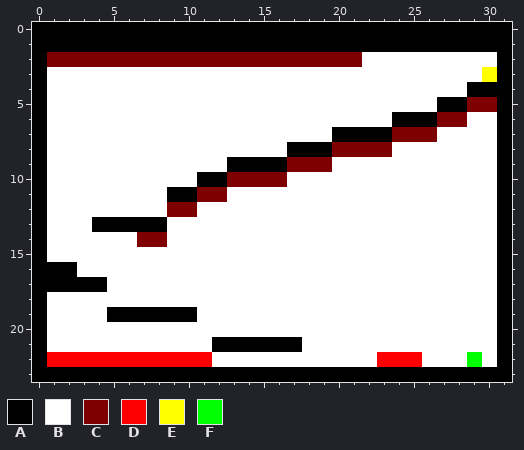
File history of a pixel-art sprite, levels/level1.png. Above, as it was before the edit.
The file is 32x24 pixels.
Palette (. is transparent): A #000000  B #ffffff  C #7f0000  D #ff0000  E #ffff00  F #00ff00
Pixels before, first column x 0:
 0 AAAAAAAAAAAAAAAAAAAAAAAAAAAAAAAA
 1 AAAAAAAAAAAAAAAAAAAAAAAAAAAAAAAA
 2 ACCCCCCCCCCCCCCCCCCCCCBBBBBBBBBA
 3 ABBBBBBBBBBBBBBBBBBBBBBBBBBBBBEA
 4 ABBBBBBBBBBBBBBBBBBBBBBBBBBBBAAA
 5 ABBBBBBBBBBBBBBBBBBBBBBBBBBAACCA
 6 ABBBBBBBBBBBBBBBBBBBBBBBAAACCBBA
 7 ABBBBBBBBBBBBBBBBBBBAAAACCCBBBBA
 8 ABBBBBBBBBBBBBBBBAAACCCCBBBBBBBA
 9 ABBBBBBBBBBBBAAAACCCBBBBBBBBBBBA
10 ABBBBBBBBBBAACCCCBBBBBBBBBBBBBBA
11 ABBBBBBBBAACCBBBBBBBBBBBBBBBBBBA
12 ABBBBBBBBCCBBBBBBBBBBBBBBBBBBBBA
13 ABBBAAAAABBBBBBBBBBBBBBBBBBBBBBA
14 ABBBBBBCCBBBBBBBBBBBBBBBBBBBBBBA
15 ABBBBBBBBBBBBBBBBBBBBBBBBBBBBBBA
16 AAABBBBBBBBBBBBBBBBBBBBBBBBBBBBA
17 AAAAABBBBBBBBBBBBBBBBBBBBBBBBBBA
18 ABBBBBBBBBBBBBBBBBBBBBBBBBBBBBBA
19 ABBBBAAAAAABBBBBBBBBBBBBBBBBBBBA
20 ABBBBBBBBBBBBBBBBBBBBBBBBBBBBBBA
21 ABBBBBBBBBBBAAAAAABBBBBBBBBBBBBA
22 ADDDDDDDDDDDBBBBBBBBBBBDDDBBBFBA
23 AAAAAAAAAAAAAAAAAAAAAAAAAAAAAAAA
The same view after the edit:
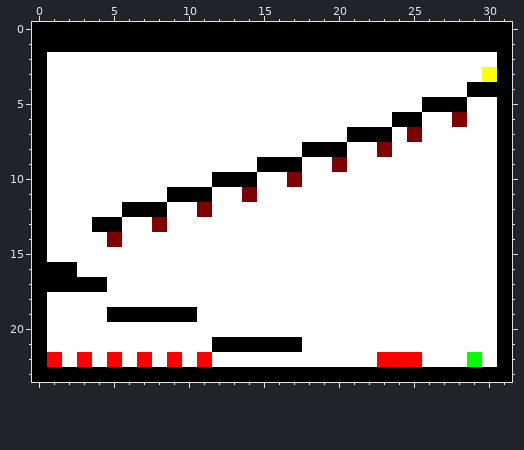
The exact change:
Colour B gives way to colour A in row 5 at x 26; in row 12 at x 6 to 8.
Colour C gives way to colour A in row 8 at x 20; in row 9 at x 17; in row 10 at x 13 to 14; in row 11 at x 11.
Colour A gives way to colour B in row 6 at x 26; in row 7 at x 20; in row 8 at x 17; in row 9 at x 13 to 14; in row 10 at x 11; in row 13 at x 6 to 7.
Colour C gives way to colour B in row 2 at x 1 to 21; in row 5 at x 29 to 30; in row 6 at x 27; in row 7 at x 24 and 26; in row 8 at x 21 to 22; in row 9 at x 18 to 19.
Colour C gives way to colour B in row 10 at x 15 to 16; in row 11 at x 12; in row 12 at x 9 to 10; in row 14 at x 7 to 8.
Colour D gives way to colour B in row 22 at x 2, 4, 6, 8 and 10.
Colour A gives way to colour C in row 13 at x 8.
Colour B gives way to colour C in row 9 at x 20; in row 10 at x 17; in row 11 at x 14; in row 12 at x 11; in row 14 at x 5.
Boxes around the changes in both pictures, in picture pixels (x1, y1, x2, y2):
changed: (47, 52, 497, 247)
changed: (62, 352, 197, 367)
